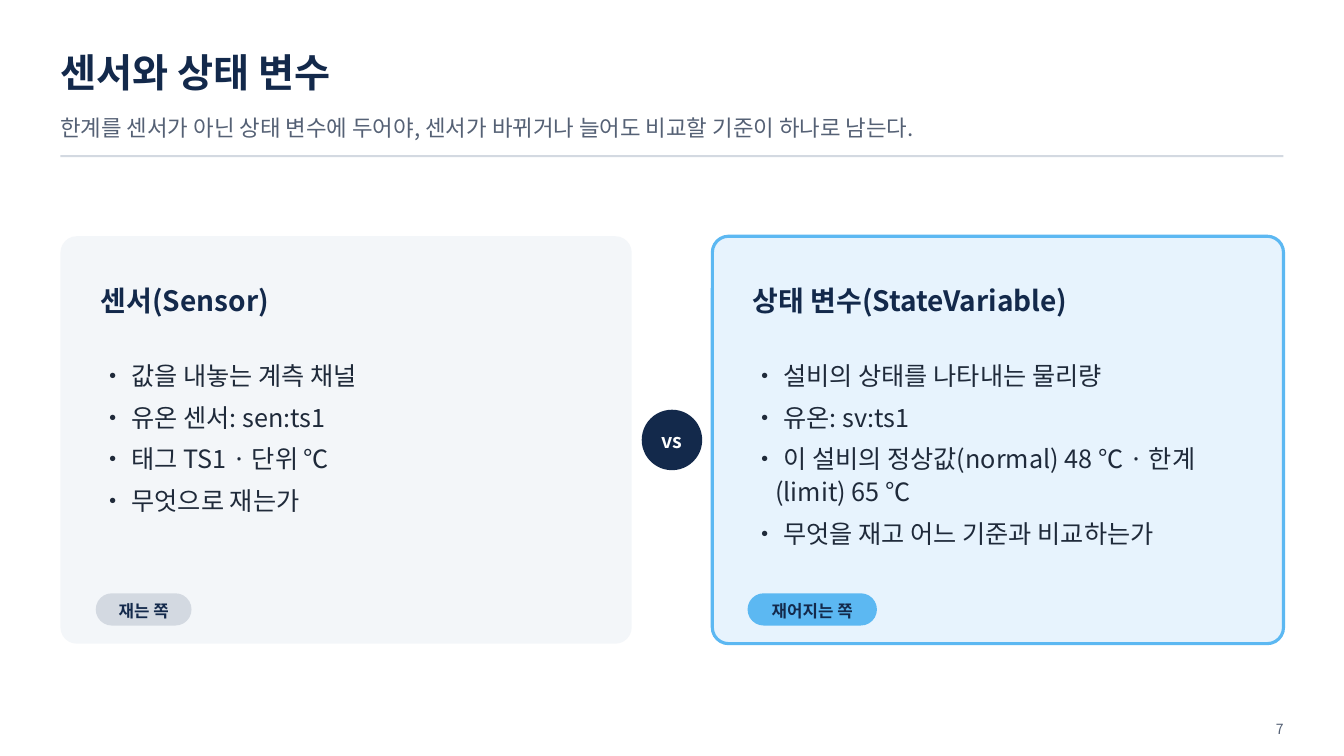
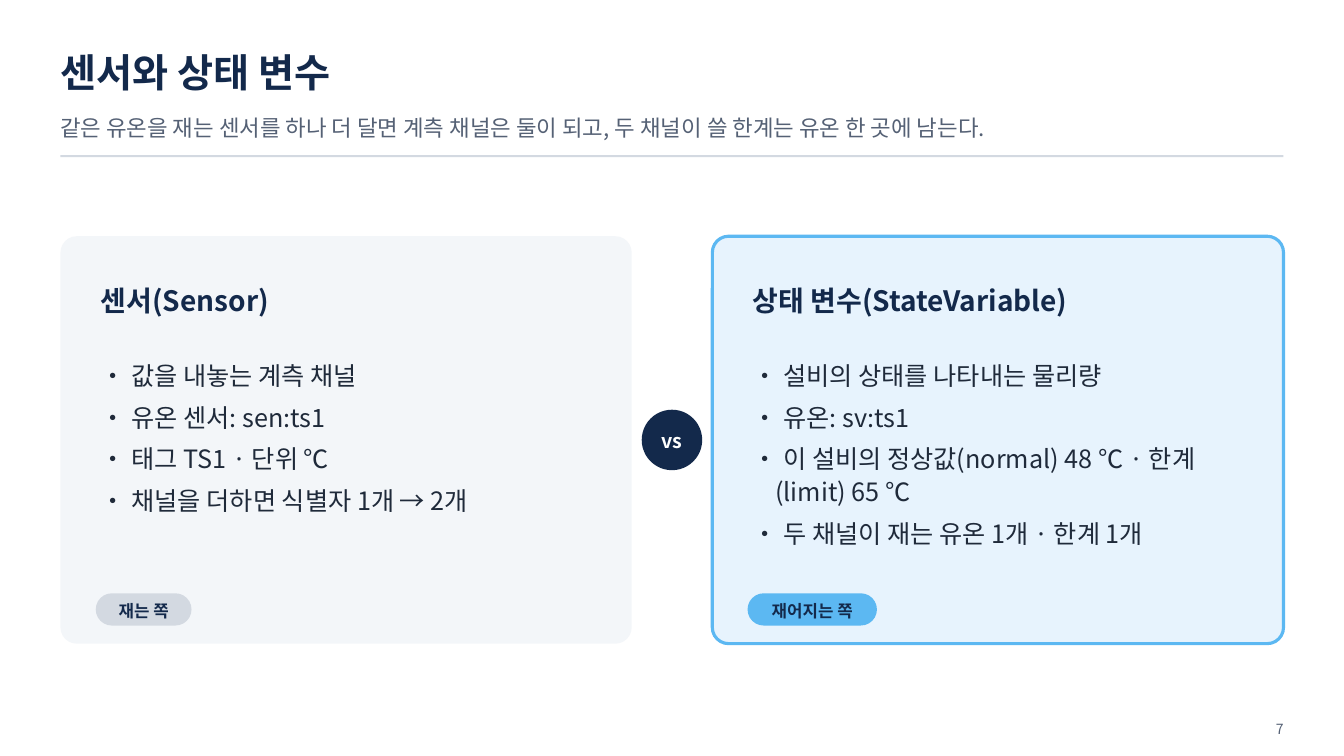
Before and after one commit to uengine-oss/hyd-iot-edu, a slide deck: slide 7 of workspace/강의제작/산출물/통합반/이론/02회차/통합반_02일차.pptx. Drawn at 1344x756 pixels with LibreOffice and Linux fonts; fonts in the diff are those of the drawing. Boxes give left, top, right and bottom in pixels: in the first picture for what was removed or moved away, otherwise in the second. Text is boxed around its words. In the diff, an @@ line names an element or a change of style, - is before the commit and + after.

Commit message:
통합 2회차 첫 단원에서 센서 채널과 유온 기준을 화면으로 대조한다

```diff
--- a/workspace/강의제작/산출물/통합반/이론/02회차/통합반_02일차.pptx
+++ b/workspace/강의제작/산출물/통합반/이론/02회차/통합반_02일차.pptx
@@ text at <box>60,117,985,140</box>: text changed @@
-한계를 센서가 아닌 상태 변수에 두어야, 센서가 바뀌거나 늘어도 비교할 기준이 하나로 남는다.
+같은 유온을 재는 센서를 하나 더 달면 계측 채널은 둘이 되고, 두 채널이 쓸 한계는 유온 한 곳에 남는다.
@@ text at <box>131,489,468,512</box>: text changed @@
-• 무엇으로 재는가
+• 채널을 더하면 식별자 1개 → 2개
@@ text at <box>783,522,1143,545</box>: text changed @@
-• 무엇을 재고 어느 기준과 비교하는가
+• 두 채널이 재는 유온 1개 · 한계 1개
```
Also in this commit, not shown: 9 other files.
